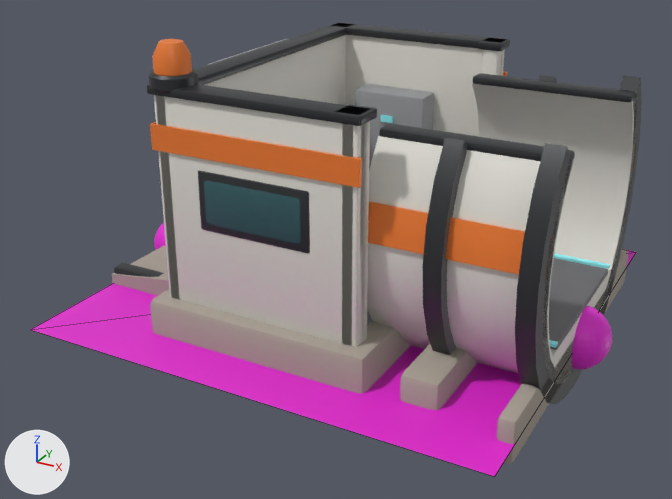
An edit to the Blender file res/models/placement/airlock/airlock_cut.blend, drawn before and after from the same camera.
One viewpoint serves both versions: a camera (50 mm lens) standing at (1.72, -3.35, 1.84) and looking at (-0.04, -0.15, 0.23). The axes (+X, +Y, +Z) are drawn at lower left. The lights are the same throughout. The older version comes first. Mesh edges are drawn as thin lines on the coarser meshes.

Objects in the first picture: '%P%AnchorIn', '%P%Footprint', 'Airlock' and 1 more.
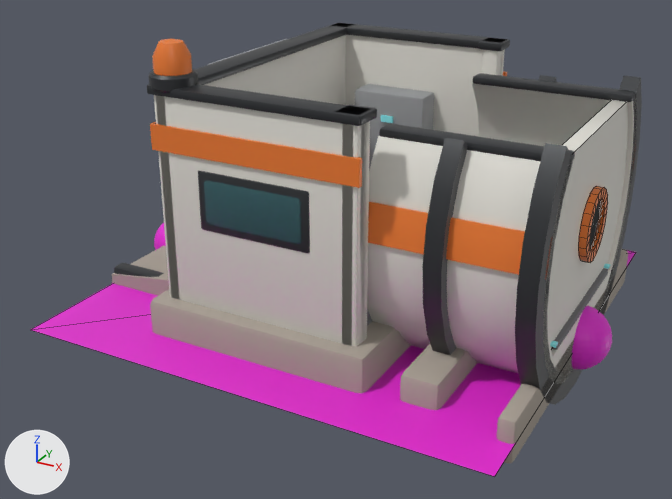
Boxes (x1, y1, x2, y2) around the edits, measured in the pictures (672 x 499 px):
'%V%AnchorIn-', added: after (549, 100, 628, 349)
    faces in mat_hull_white (light grey #dfddd4): (549, 100, 628, 349)
    faces in mat_accent_orange (orange #ed7c30): (578, 186, 608, 263)
    faces in mat_window_dark (dark cyan #1d3c42): (590, 200, 602, 249)

What changed in the scene script:
```text
Add mat_window_dark:
    mat_window_dark = principled_material('Window_Dark')
    mat_window_dark.base_color = (0.012, 0.045, 0.055)  # dark cyan #1d3c42
    mat_window_dark.metallic = 0.3
    mat_window_dark.roughness = 0.08
Add me_v_anchorin:
    me_v_anchorin.from_pydata(...)  # 158 vertices, 160 faces; spans x 0.92..1.01, y -0.58..0.58, z 0.14..0.88
    me_v_anchorin.polygons.foreach_set('use_smooth', [True] * 160)
    # faces by material slot: [20, 60, 80]
    me_v_anchorin.materials.append(mat_hull_white)  # light grey #dfddd4
    me_v_anchorin.materials.append(mat_window_dark)  # dark cyan #1d3c42
    me_v_anchorin.materials.append(mat_accent_orange)  # orange #ed7c30
Add ob_v_anchorin:
    ob_v_anchorin = bpy.data.objects.new('%V%AnchorIn-', me_v_anchorin)
    ob_v_anchorin.location = (0.0, 0.0, 0.0)
```
